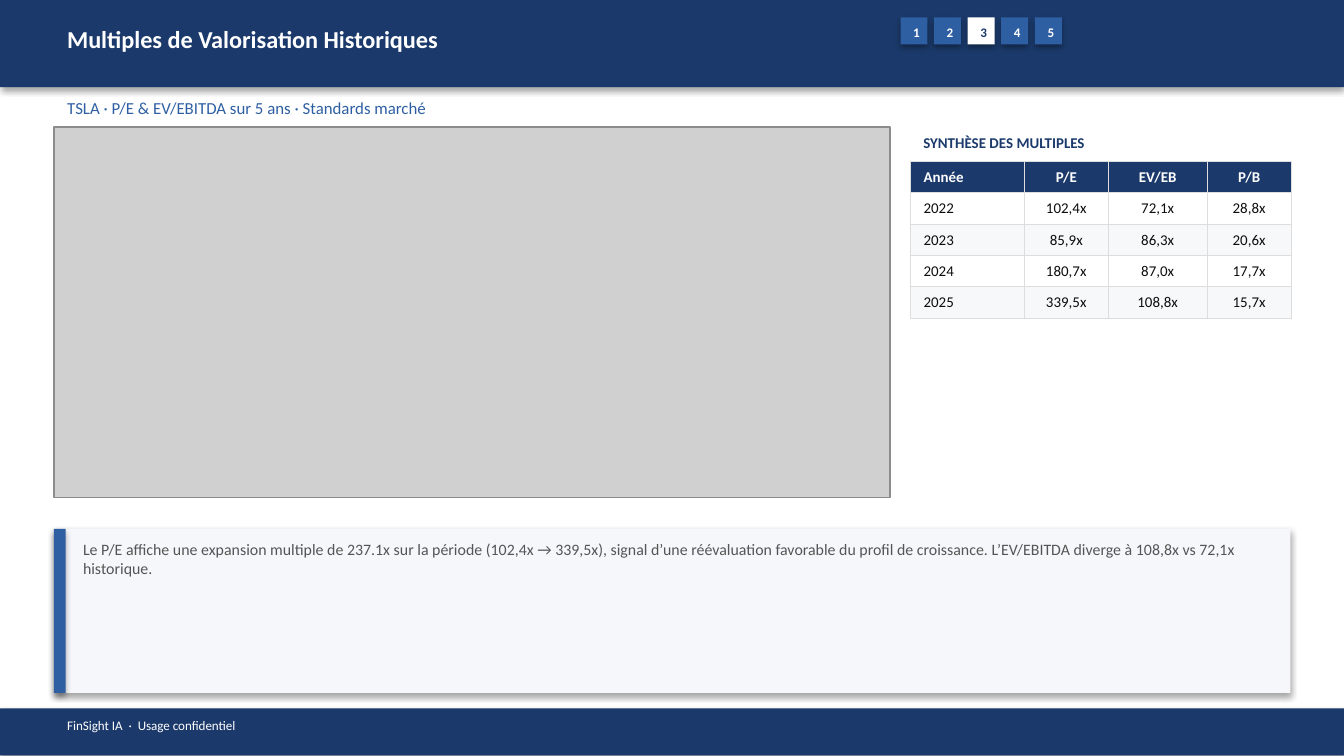
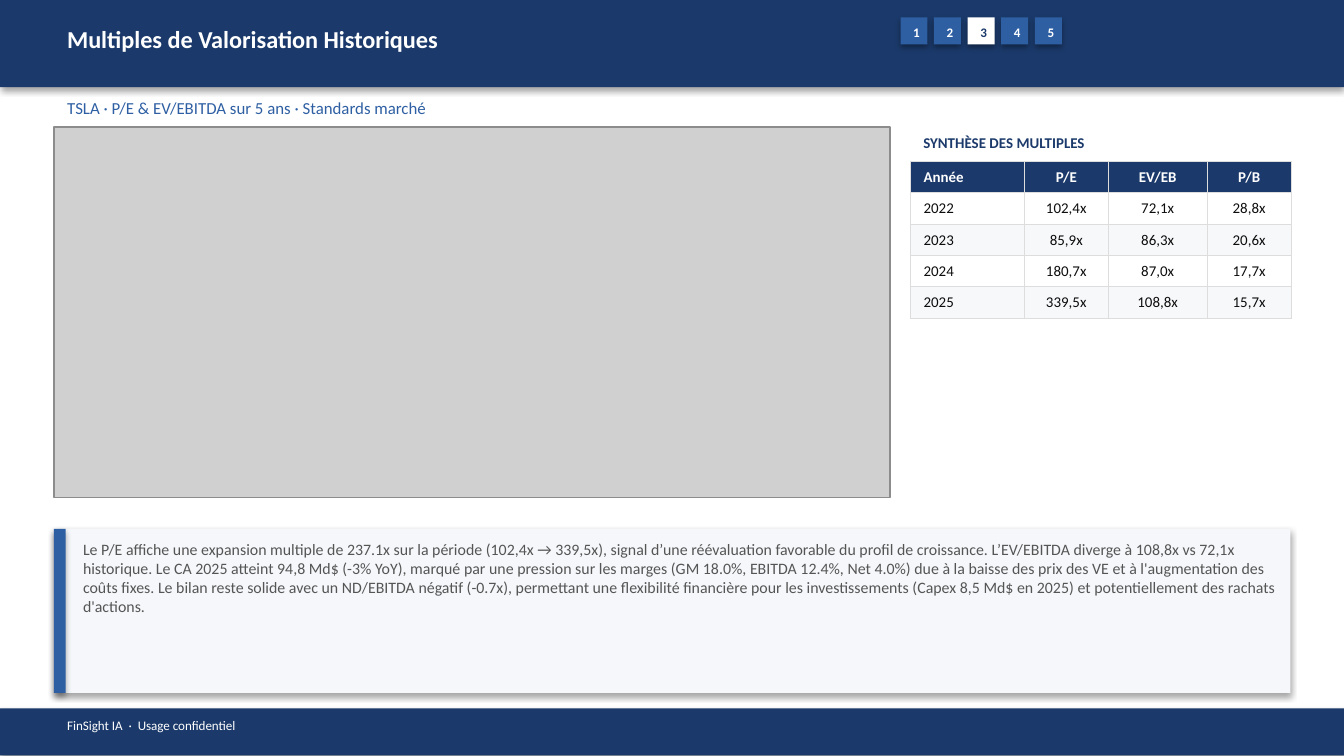
Before and after one commit to baptistejeh07-art/finsight-ia, a slide deck: slide 15 of preview/TSLA/TSLA_pitchbook.pptx. Drawn at 1344x756 pixels with LibreOffice and Linux fonts; fonts in the diff are those of the drawing; grey boxes stand for pictures. Boxes give left, top, right and bottom in pixels: in the first picture for what was removed or moved away, otherwise in the second. Text is boxed around its words. In the diff, an @@ line names an element or a change of style, - is before the commit and + after.

```diff
--- a/preview/TSLA/TSLA_pitchbook.pptx
+++ b/preview/TSLA/TSLA_pitchbook.pptx
@@ text at <box>83,543,1275,612</box>: text changed @@
-Le P/E affiche une expansion multiple de 237.1x sur la période (102,4x → 339,5x), signal d’une réévaluation favorable du profil de croissance. L’EV/EBITDA diverge à 108,8x vs 72,1x historique.
+Le P/E affiche une expansion multiple de 237.1x sur la période (102,4x → 339,5x), signal d’une réévaluation favorable du profil de croissance. L’EV/EBITDA diverge à 108,8x vs 72,1x historique. Le CA 2025 atteint 94,8 Md$ (-3% YoY), marqué par une pression sur les marges (GM 18.0%, EBITDA 12.4%, Net 4.0%) due à la baisse des prix des VE et à l'augmentation des coûts fixes. Le bilan reste solide avec un ND/EBITDA négatif (-0.7x), permettant une flexibilité financière pour les investissements (Capex 8,5 Md$ en 2025) et potentiellement des rachats d'actions.
```
Also in this commit, not shown: 17 other slides changed, 2 other files.
